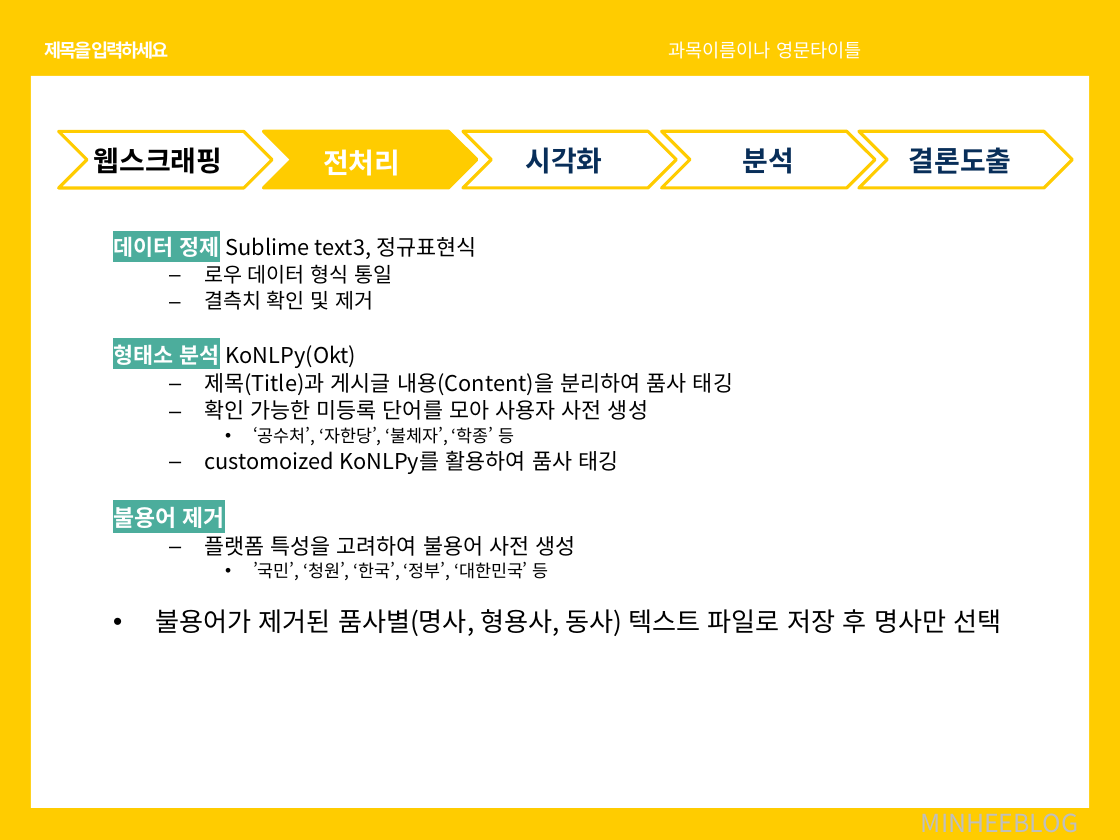
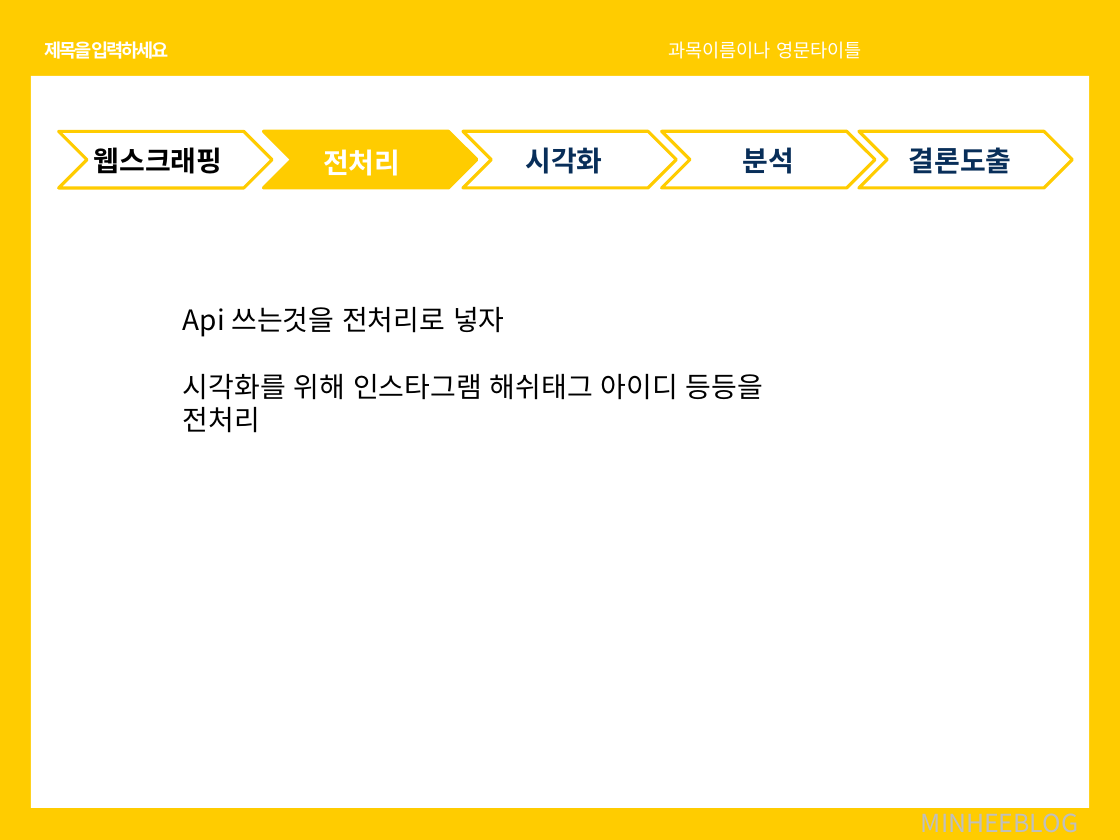
Before and after one commit to soothingni/PROJECT1, a slide deck: slide 18 of 치즈.pptx (slide 17 before the commit). Drawn at 1120x840 pixels with LibreOffice and Linux fonts; fonts in the diff are those of the drawing. Boxes give left, top, right and bottom in pixels: in the first picture for what was removed or moved away, otherwise in the second. Text is boxed around its words. In the diff, an @@ line names an element or a change of style, - is before the commit and + after.

Commit message:
전처리전

```diff
--- a/치즈.pptx
+++ b/치즈.pptx
@@ text removed at box(113, 236, 1002, 636) @@
-데이터 정제 Sublime text3, 정규표현식
-  – 로우 데이터 형식 통일
-  – 결측치 확인 및 제거
-형태소 분석 KoNLPy(Okt)
-  – 제목(Title)과 게시글 내용(Content)을 분리하여 품사 태깅
-  – 확인 가능한 미등록 단어를 모아 사용자 사전 생성
-    • ‘공수처’, ‘자한당’, ‘불체자’, ‘학종’ 등
-  – customoized KoNLPy를 활용하여 품사 태깅
-불용어 제거
-  – 플랫폼 특성을 고려하여 불용어 사전 생성
-    • ’국민’, ‘청원’, ‘한국’, ‘정부’, ‘대한민국’ 등
-• 불용어가 제거된 품사별(명사, 형용사, 동사) 텍스트 파일로 저장 후 명사만 선택
@@ text added at box(183, 307, 763, 433), 18 pt, text #000000 @@
+Api 쓰는것을 전처리로 넣자
+시각화를 위해 인스타그램 해쉬태그 아이디 등등을 전처리
```
Also in this commit, not shown: 4 other slides changed, 2 slides added, 1 slide removed.
